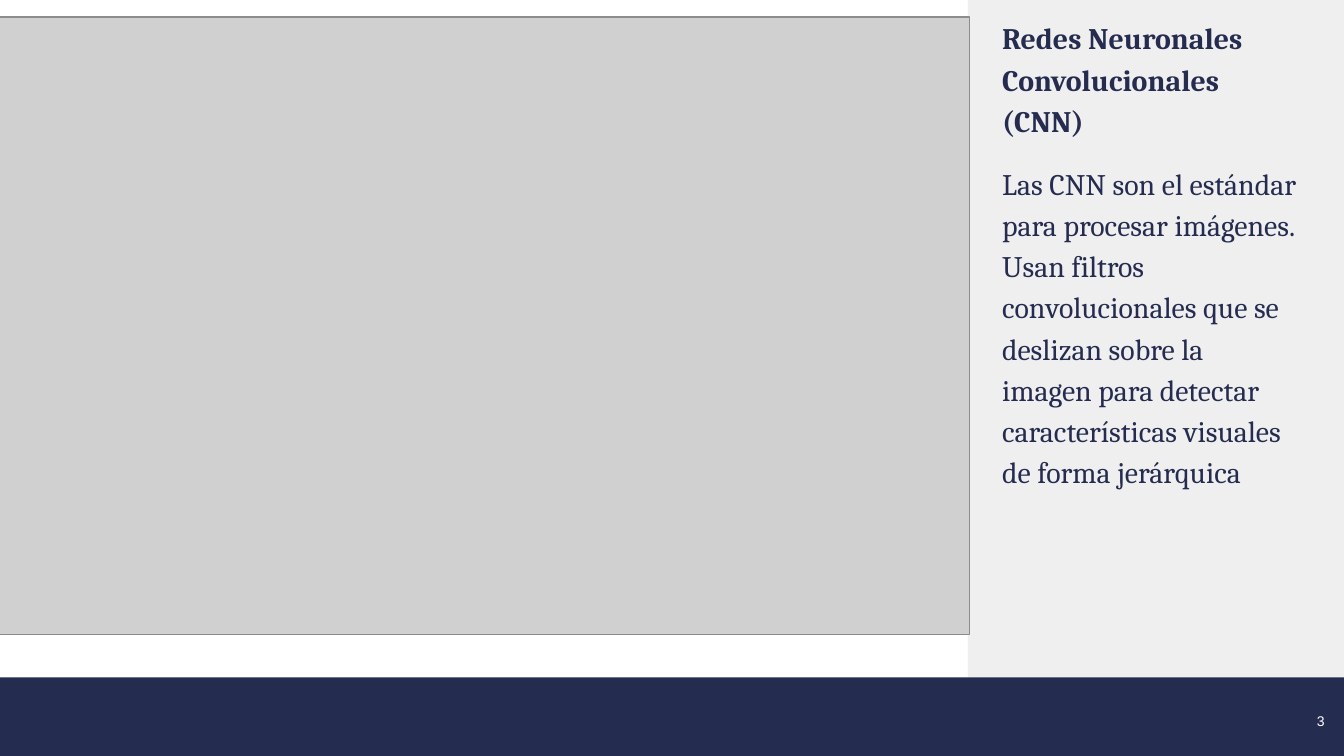
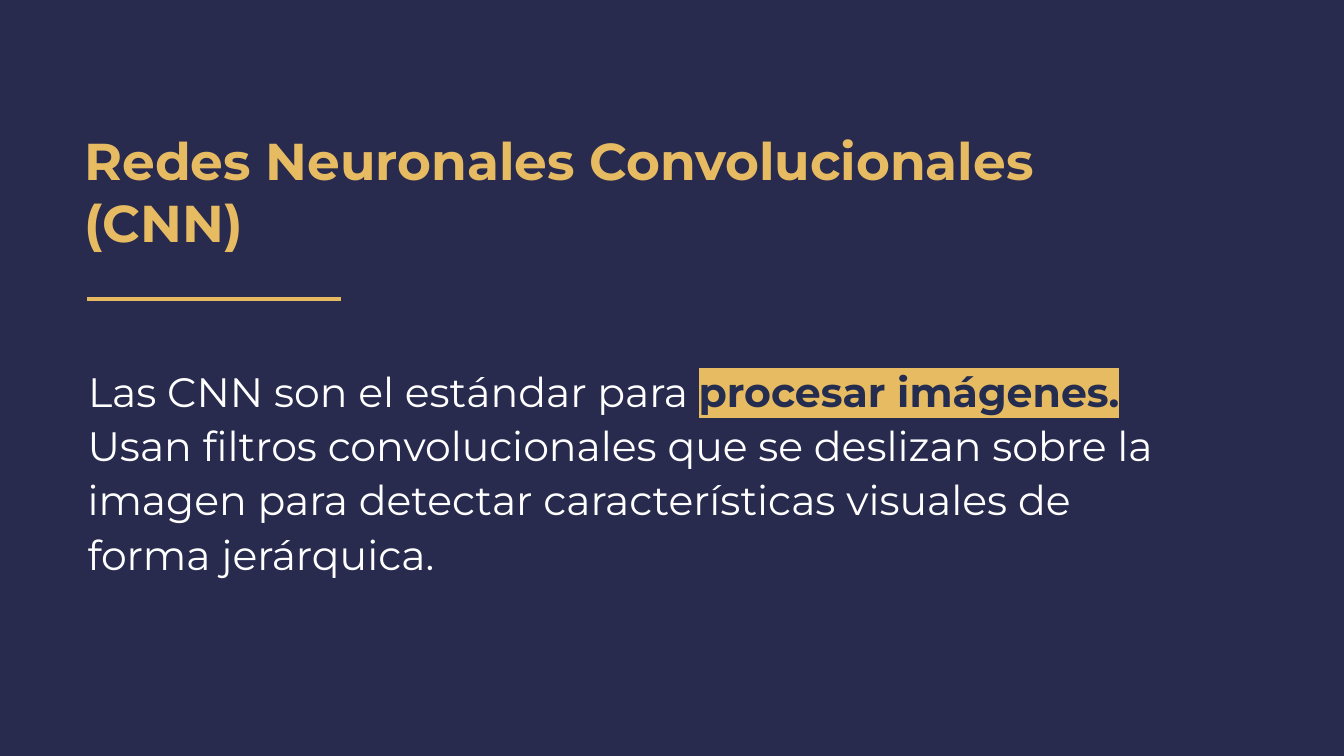
Before and after one commit to Piquelin/curso_yolo, a slide deck: slide 4 of YOLO_PPT_INTI_2026.pptx (slide 3 before the commit). Drawn at 1344x756 pixels with LibreOffice and Linux fonts; fonts in the diff are those of the drawing; grey boxes stand for pictures; background and template pictures are left out. Boxes give left, top, right and bottom in pixels: in the first picture for what was removed or moved away, otherwise in the second. Text is boxed around its words. In the diff, an @@ line names an element or a change of style, - is before the commit and + after.

```diff
--- a/YOLO_PPT_INTI_2026.pptx
+++ b/YOLO_PPT_INTI_2026.pptx
@@ background #FFFFFF to #282A4E @@
@@ picture removed at [0, 17, 970, 635] @@
@@ rectangle removed at [968, 0, 1344, 756] @@
@@ text at [84, 139, 1033, 252]: text changed; size 21.3 to 37 pt; font Cambria to Montserrat; text colour #252C4F to #E6BB62 @@
-Redes Neuronales Convolucionales (CNN)
+Redes Neuronales Convolucionales
+(CNN)
@@ line added from (341, 299) to (87, 299), #E7BA61 2.25 pt @@
@@ text at [88, 367, 1152, 578]: text changed; size 21.3 to 29.3 pt; font Cambria to Montserrat; text colour #252C4F to #FFFFFF @@
-Las CNN son el estándar para procesar imágenes. Usan filtros convolucionales que se deslizan sobre la imagen para detectar características visuales de forma jerárquica
+Las CNN son el estándar para procesar imágenes. Usan filtros convolucionales que se deslizan sobre la imagen para detectar características visuales de forma jerárquica.
@@ rectangle removed at [0, 678, 1344, 756] @@
@@ page number removed at [1317, 716, 1325, 726] @@
-3
```
Also in this commit, not shown: 10 other slides changed, 11 slides added.
